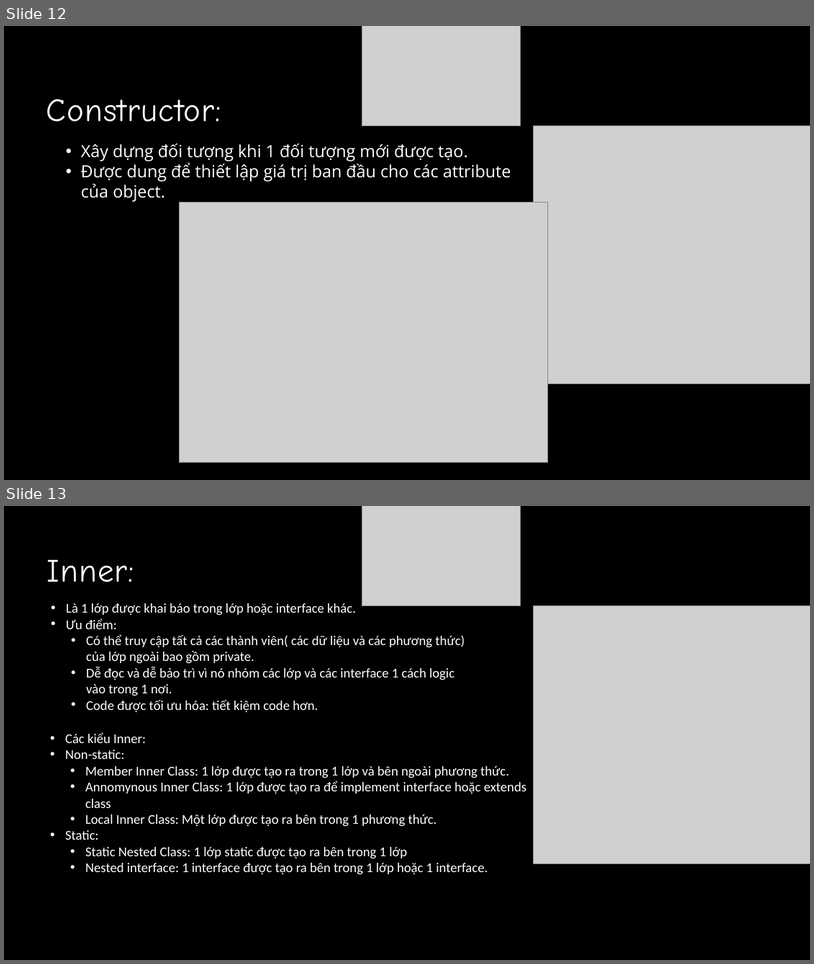
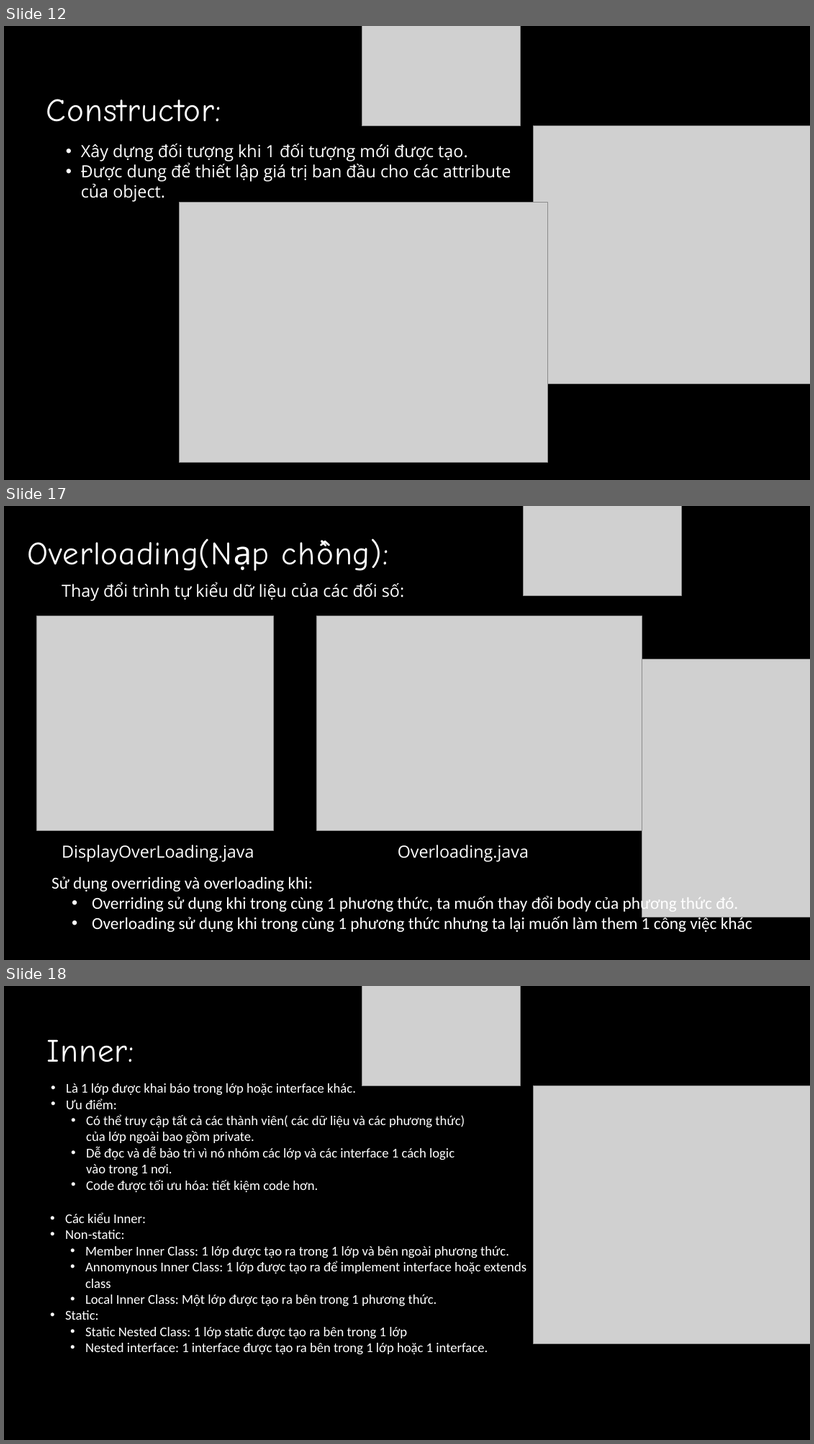
Before and after one commit to QuyetTien1308/intern-nvqtien, a slide deck: baocaotuan1.pptx. Shown one above the other, each under a label of ours: slides 12 and 13 before the commit, slides 12, 17 and 18 after it; the slides between them are not shown. The pictures are 814x964 and 814x1444 pixels, drawn with LibreOffice and Linux fonts; fonts in the diff are those of the drawing; grey boxes stand for pictures. Boxes give left, top, right and bottom in pixels: in the first picture for what was removed or moved away, otherwise in the second. Text is boxed around its words. In the diff, an @@ line names an element or a change of style, - is before the commit and + after.

```diff
--- a/baocaotuan1.pptx
+++ b/baocaotuan1.pptx
@@ slide 17 added at <box>4,506,810,960</box>, background #000000 @@
@@ picture added at <box>523,506,682,596</box> @@
@@ text added at <box>28,538,233,571</box>, 58 pt, text #FFFFFF @@
+Overloading(Nạp chồng):
@@ text added at <box>62,582,404,601</box>, 30 pt, text #FFFFFF @@
+  Thay đổi trình tự kiểu dữ liệu của các đối số:
@@ picture added at <box>36,616,273,830</box> @@
@@ picture added at <box>316,616,642,830</box> @@
@@ picture added at <box>642,659,810,916</box> @@
@@ text added at <box>62,844,254,862</box>, 30 pt, text #FFFFFF @@
+  DisplayOverLoading.java
@@ text added at <box>398,844,529,862</box>, 30 pt, text #FFFFFF @@
+  Overloading.java
@@ text added at <box>52,876,753,932</box>, 30 pt, text #FFFFFF @@
+  Sử dụng overriding và overloading khi:
+    • Overriding sử dụng khi trong cùng 1 phương thức, ta muốn thay đổi body của phương thức đó.
+    • Overloading sử dụng khi trong cùng 1 phương thức nhưng ta lại muốn làm them 1 công việc khác
@@ what was slide 13 is now slide 18 @@
```
Also in this commit, not shown: 4 other slides added.
